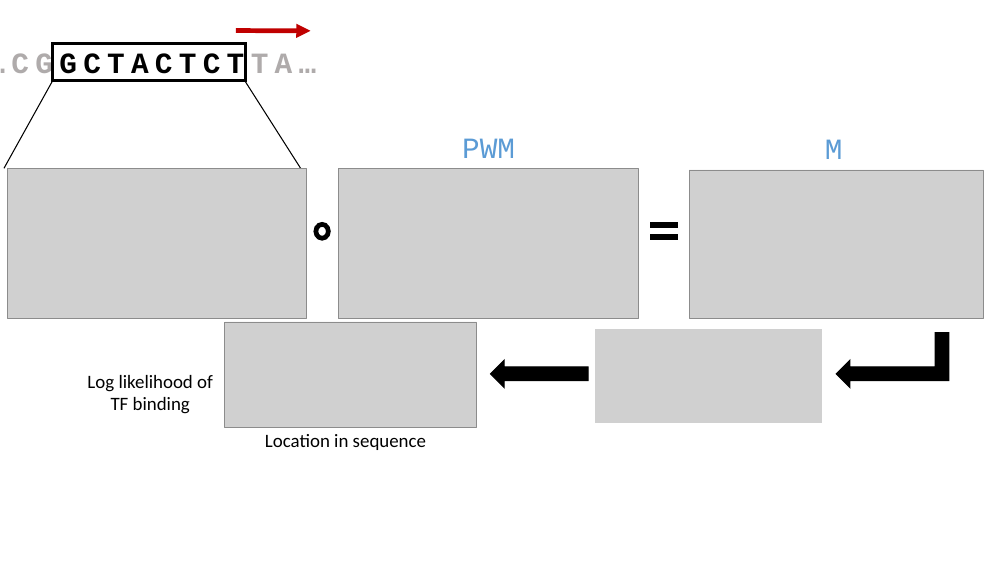
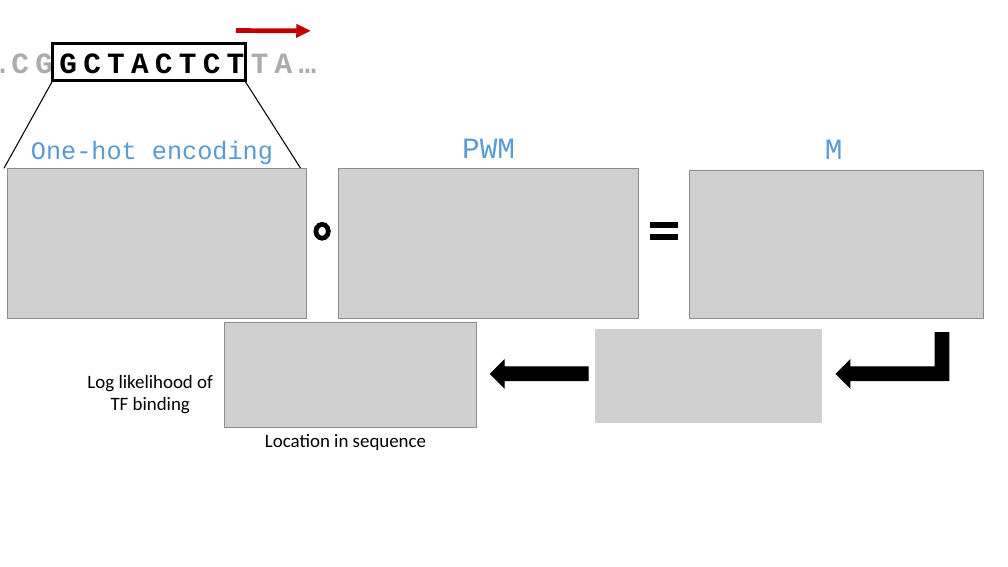
Before and after one commit to David-Taub/HOP-HMM, a slide deck: slide 13 of Help/Figures.pptx. Drawn at 1008x567 pixels with LibreOffice and Linux fonts; fonts in the diff are those of the drawing; grey boxes stand for pictures. Boxes give left, top, right and bottom in pixels: in the first picture for what was removed or moved away, otherwise in the second. Text is boxed around its words. In the diff, an @@ line names an element or a change of style, - is before the commit and + after.

```diff
--- a/Help/Figures.pptx
+++ b/Help/Figures.pptx
@@ text added at (x1=31, y1=140, x2=273, y2=164), 24 pt, text #5B9BD5 @@
+One-hot encoding
```
Also in this commit, not shown: 1 other file.
